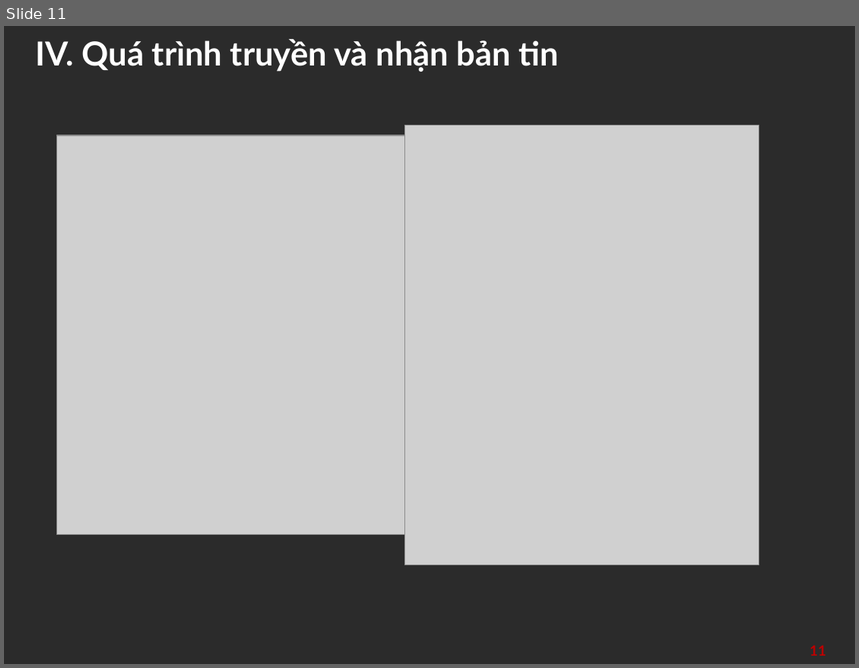
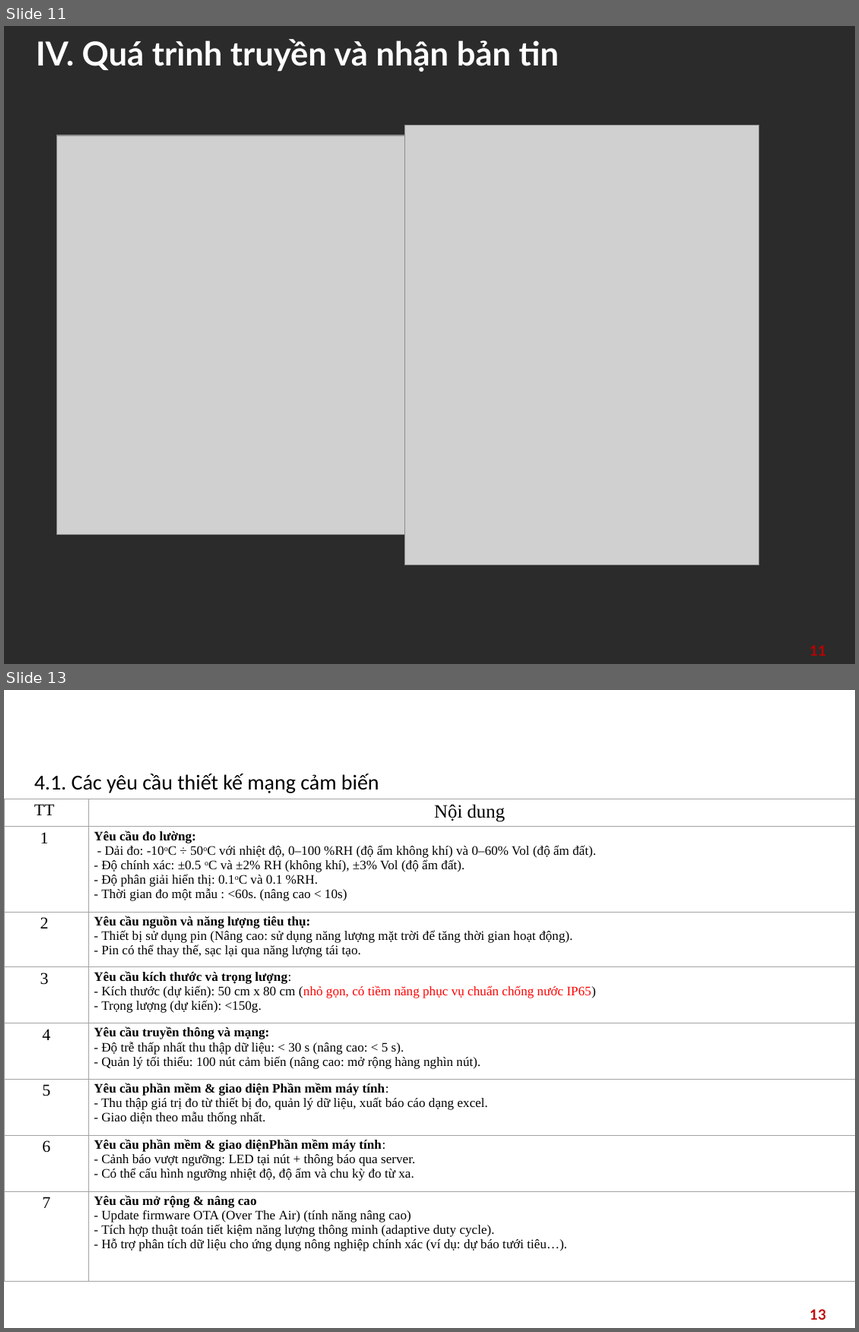
Before and after one commit to NQAnh2425/SmartGarden, a slide deck: smart_garden_report/LoRa_SX1278_guide.pptx. Shown one above the other, each under a label of ours: slide 11 before the commit, slides 11 and 13 after it; the slides between them are not shown. The pictures are 859x668 and 859x1332 pixels, drawn with LibreOffice and Linux fonts; fonts in the diff are those of the drawing; grey boxes stand for pictures; background and template pictures are left out; a plain dark background stands for a picture behind light text. Boxes give left, top, right and bottom in pixels: in the first picture for what was removed or moved away, otherwise in the second. Text is boxed around its words. In the diff, an @@ line names an element or a change of style, - is before the commit and + after.

```diff
--- a/smart_garden_report/LoRa_SX1278_guide.pptx
+++ b/smart_garden_report/LoRa_SX1278_guide.pptx
@@ slide 13 added at [4, 690, 855, 1328], background picture (left out) @@
@@ text added at [34, 774, 379, 793], 18 pt, text #000000 @@
+4.1. Các yêu cầu thiết kế mạng cảm biến
@@ table added at [4, 799, 855, 1281], 8 rows, 2 columns @@
+TT | Nội dung
+1 | Yêu cầu đo lường: - Dải đo: -10oC ÷ 50oC với nhiệt độ, 0–100 %RH (độ ẩm không khí) và 0–60% Vol (độ ẩm đất). / - Độ chính xác: ±0.5 oC và ±2% RH (không khí), ±3% Vol (độ ẩm đất). / - Độ phân giải hiển thị: 0.1oC và 0.1 %RH. / - Thời gian đo một mẫu : <60s. (nâng cao < 10s)
+2 | Yêu cầu nguồn và năng lượng tiêu thụ: / - Thiết bị sử dụng pin (Nâng cao: sử dụng năng lượng mặt trời để tăng thời gian hoạt động). / - Pin có thể thay thế, sạc lại qua năng lượng tái tạo.
+3 | Yêu cầu kích thước và trọng lượng: / - Kích thước (dự kiến): 50 cm x 80 cm (nhỏ gọn, có tiềm năng phục vụ chuẩn chống nước IP65) / - Trọng lượng (dự kiến): <150g.
+4 | Yêu cầu truyền thông và mạng: / - Độ trễ thấp nhất thu thập dữ liệu: < 30 s (nâng cao: < 5 s). / - Quản lý tối thiểu: 100 nút cảm biến (nâng cao: mở rộng hàng nghìn nút).
+5 | Yêu cầu phần mềm & giao diện Phần mềm máy tính: / - Thu thập giá trị đo từ thiết bị đo, quản lý dữ liệu, xuất báo cáo dạng excel. / - Giao diện theo mẫu thống nhất.
+6 | Yêu cầu phần mềm & giao diệnPhần mềm máy tính: / - Cảnh báo vượt ngưỡng: LED tại nút + thông báo qua server. / - Có thể cấu hình ngưỡng nhiệt độ, độ ẩm và chu kỳ đo từ xa.
+7 | Yêu cầu mở rộng & nâng cao / - Update firmware OTA (Over The Air) (tính năng nâng cao) / - Tích hợp thuật toán tiết kiệm năng lượng thông minh (adaptive duty cycle). / - Hỗ trợ phân tích dữ liệu cho ứng dụng nông nghiệp chính xác (ví dụ: dự báo tưới tiêu…).
@@ title added at [101, 930, 286, 1066], 28 pt, text #FFFFFF, bold @@
+V. Thiết kế mạng cảm biến
@@ page number added at [810, 1309, 826, 1320], 12 pt, text #C00000, bold @@
+13
```
Also in this commit, not shown: 1 slide changed, 10 other slides added, 4 slides removed.
